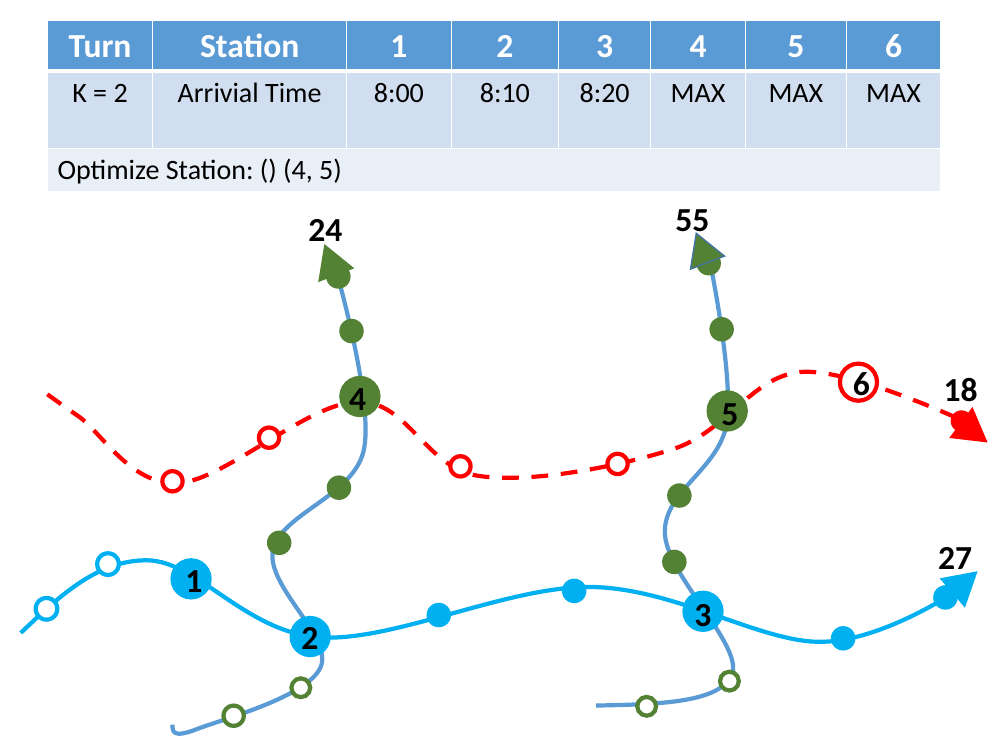
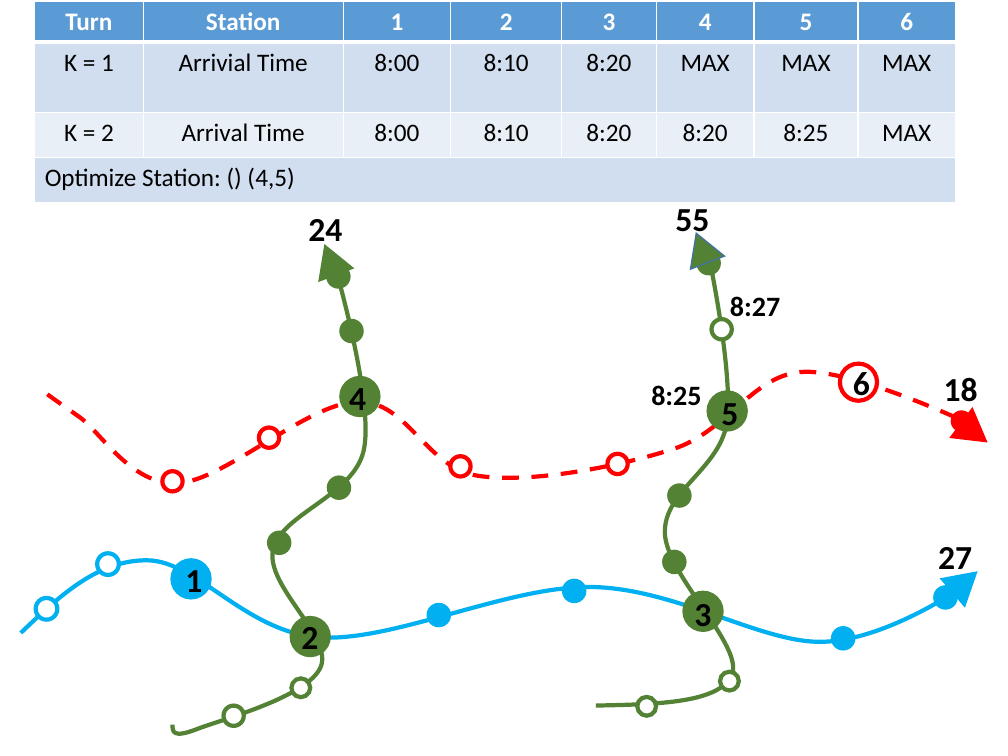
Before and after one commit to hqt/street-router, a slide deck: slide 30 of Document/presentation/raptor.pptx (slide 19 before the commit). Drawn at 1008x756 pixels with LibreOffice and Linux fonts; fonts in the diff are those of the drawing. Boxes give left, top, right and bottom in pixels: in the first picture for what was removed or moved away, otherwise in the second. Text is boxed around its words. In the diff, an @@ line names an element or a change of style, - is before the commit and + after.

```diff
--- a/Document/presentation/raptor.pptx
+++ b/Document/presentation/raptor.pptx
@@ table at (x1=34, y1=1, x2=957, y2=203) @@
-row 2: K = 2 | Arrivial Time | 8:00 | 8:10 | 8:20 | MAX | MAX | MAX
-row 3: Optimize Station: () (4, 5) |  |  |  |  |  |  | 
+row 2: K = 1 | Arrivial Time | 8:00 | 8:10 | 8:20 | MAX | MAX | MAX
+row 3: K = 2 | Arrival Time | 8:00 | 8:10 | 8:20 | 8:20 | 8:25 | MAX
+row 4: Optimize Station: () (4,5) |  |  |  |  |  |  | 
@@ table resized from (x1=47, y1=20, x2=940, y2=192) to (x1=34, y1=1, x2=957, y2=203) @@
@@ freeform shape at (x1=596, y1=263, x2=733, y2=706): outline #5B9BD5 3 pt to #548235 3 pt @@
@@ freeform shape at (x1=172, y1=280, x2=366, y2=734): outline #5B9BD5 3 pt to #548235 3 pt @@
@@ text added at (x1=730, y1=296, x2=780, y2=322), 20 pt, text #000000, bold @@
+8:27
@@ ellipse at (x1=712, y1=320, x2=732, y2=340): fill #548235 to #FFFFFF @@
@@ text added at (x1=651, y1=385, x2=701, y2=406), 20 pt, text #000000, bold @@
+8:25
@@ ellipse at (x1=684, y1=593, x2=722, y2=630): fill #00B0F0 to #548235; outline #00B0F0 3 pt to #548235 3 pt @@
@@ ellipse at (x1=291, y1=618, x2=329, y2=655): fill #00B0F0 to #548235; outline #00B0F0 3 pt to #548235 3 pt @@
```
Also in this commit, not shown: 24 other slides changed, 18 slides added, 5 other files.
